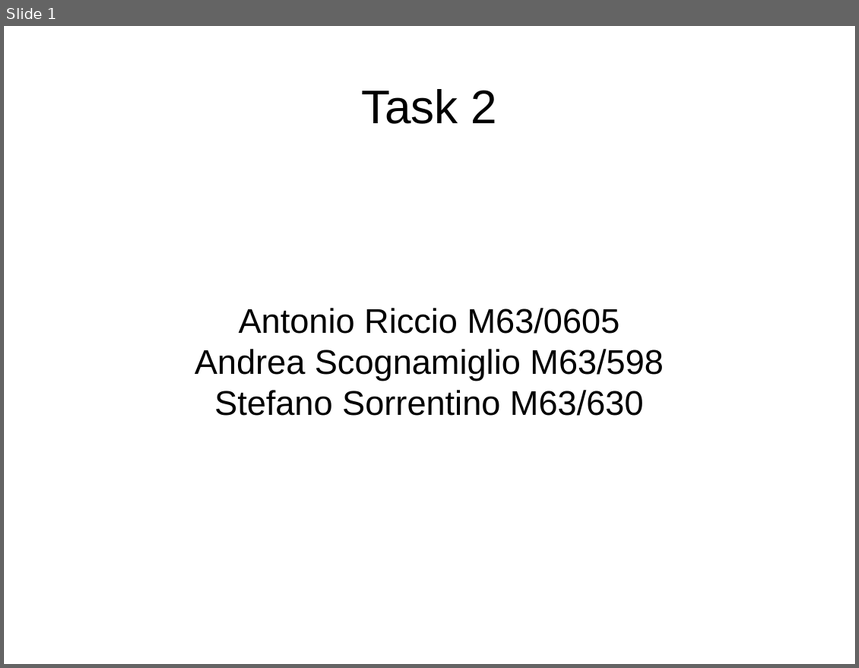
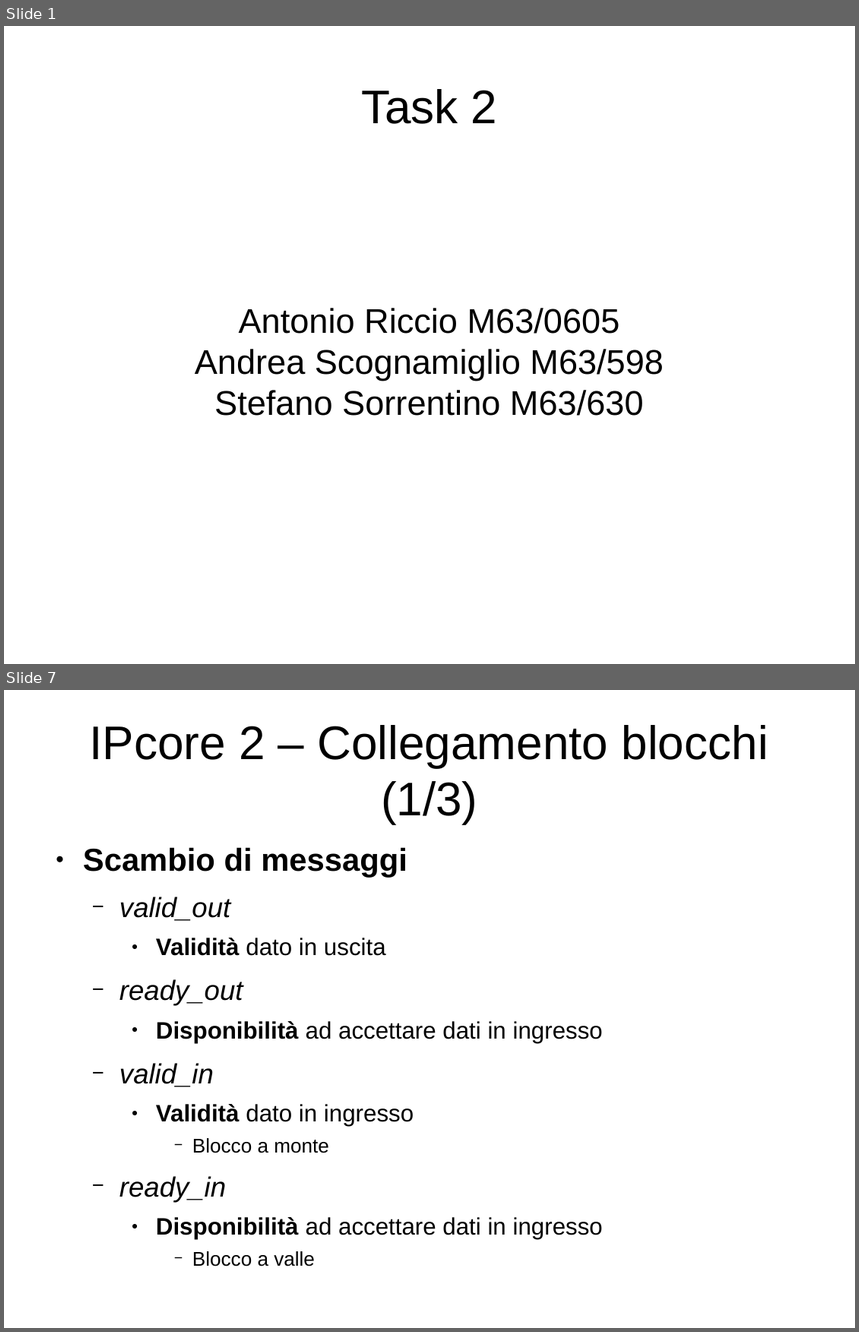
Before and after one commit to artic92/sistemi-embedded-task2, a slide deck: doc/presentazione.odp. Shown one above the other, each under a label of ours: slide 1 before the commit, slides 1 and 7 after it; the slides between them are not shown. The pictures are 859x668 and 859x1332 pixels, drawn with LibreOffice and Linux fonts; fonts in the diff are those of the drawing. Boxes give left, top, right and bottom in pixels: in the first picture for what was removed or moved away, otherwise in the second. Text is boxed around its words. In the diff, an @@ line names an element or a change of style, - is before the commit and + after.

```diff
--- a/doc/presentazione.odp
+++ b/doc/presentazione.odp
@@ slide 7 added at bbox=[4, 690, 855, 1328], background #FFFFFF @@
@@ title added at bbox=[90, 725, 769, 825], 44 pt, text #000000 @@
+IPcore 2 – Collegamento blocchi (1/3)
@@ text added at bbox=[83, 847, 603, 1267], 22.2 pt, text #000000 @@
+● Scambio di messaggi
+  − valid_out
+    ● Validità dato in uscita
+  − ready_out
+    ● Disponibilità ad accettare dati in ingresso
+  − valid_in
+    ● Validità dato in ingresso
+      − Blocco a monte
+  − ready_in
+    ● Disponibilità ad accettare dati in ingresso
+      − Blocco a valle
```
Also in this commit, not shown: 8 slides changed, 6 other slides added, 1 slide removed, 4 other files.
